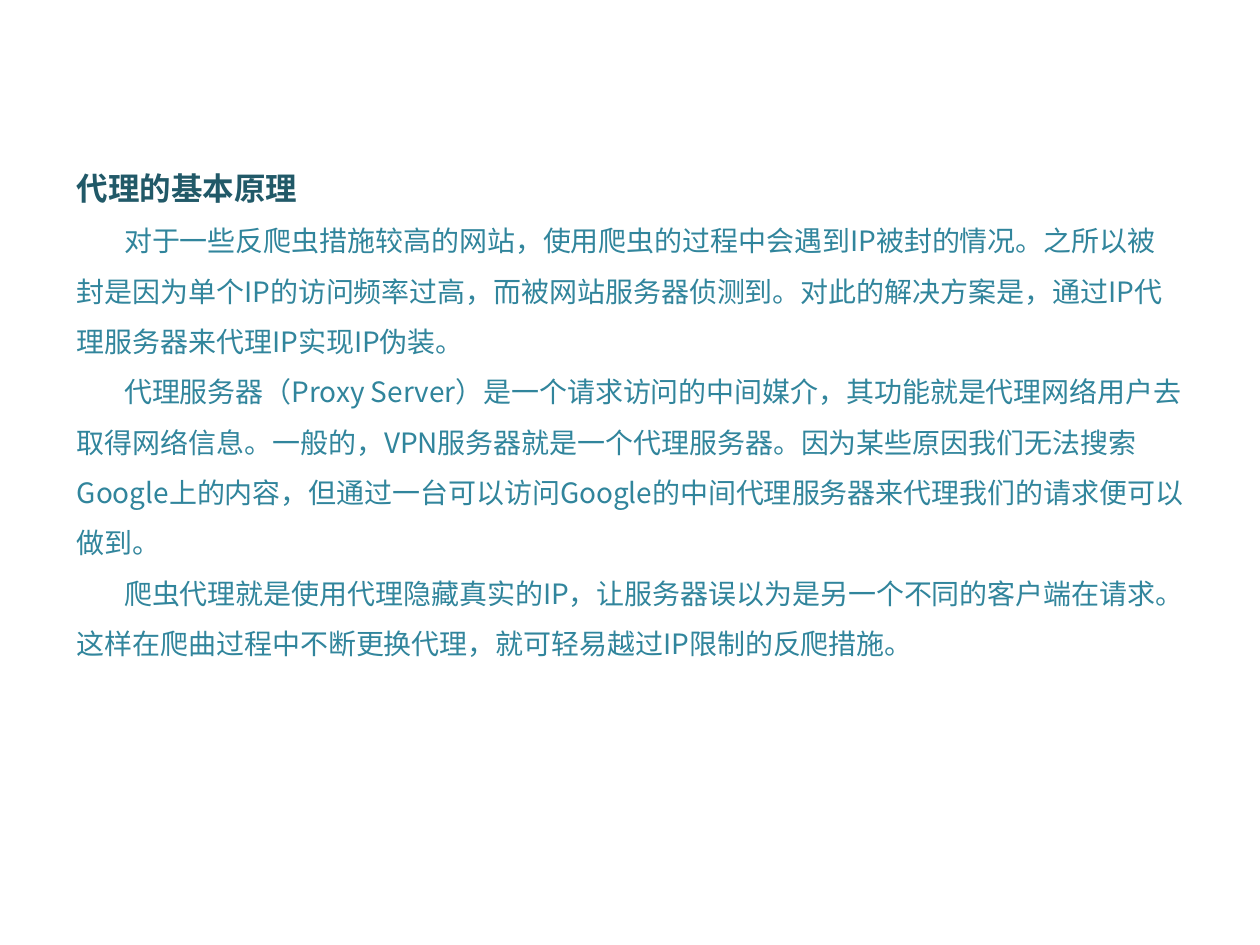
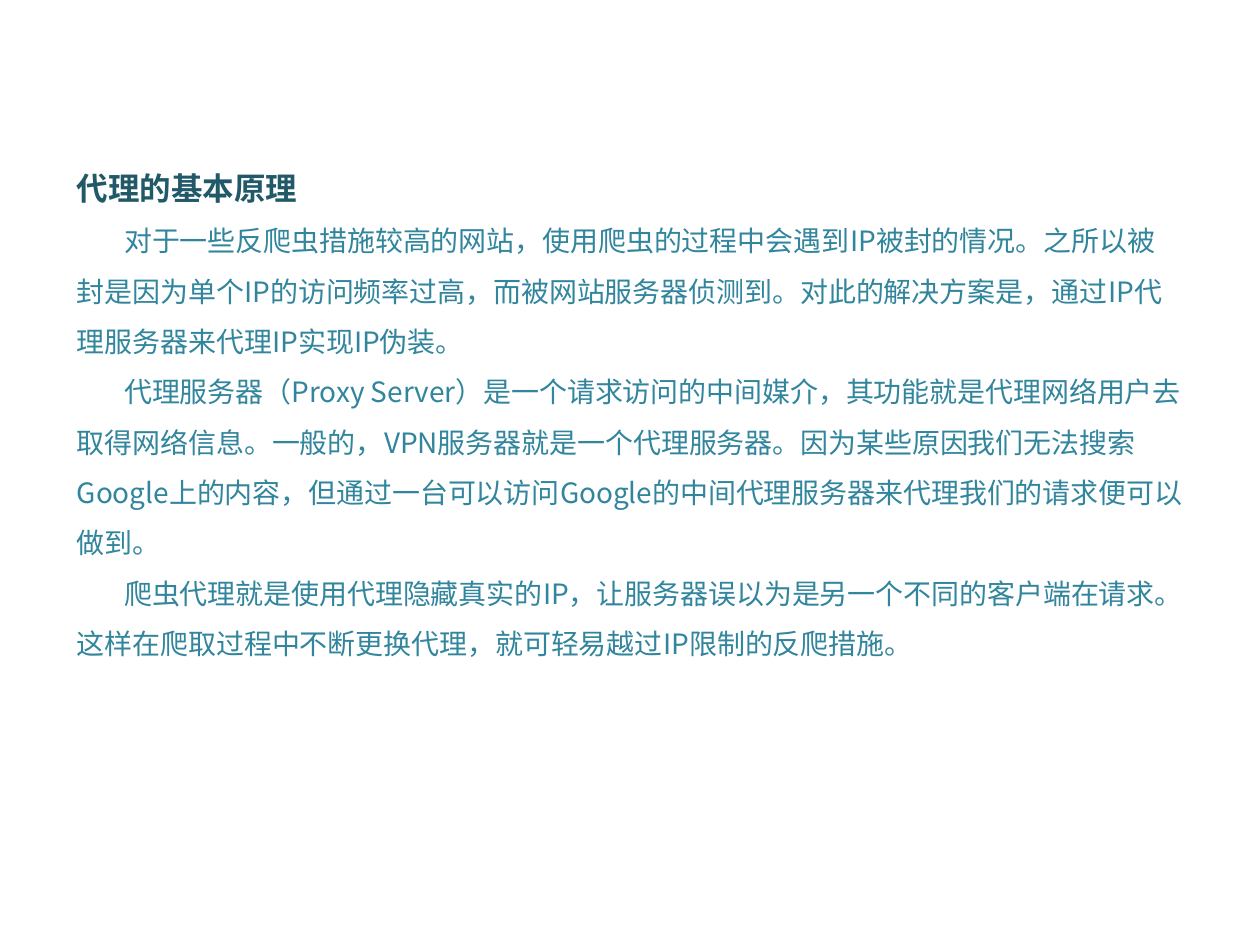
Before and after one commit to DataScienceCoding/Python-Web-Crawler, a slide deck: slide 35 of Python-Web-Crawler.pptx. Drawn at 1260x945 pixels with LibreOffice and Linux fonts; fonts in the diff are those of the drawing; background and template pictures are left out. Boxes give left, top, right and bottom in pixels: in the first picture for what was removed or moved away, otherwise in the second. Text is boxed around its words. In the diff, an @@ line names an element or a change of style, - is before the commit and + after.

Commit message:
10/01/202

```diff
--- a/Python-Web-Crawler.pptx
+++ b/Python-Web-Crawler.pptx
@@ text at box(77, 580, 1183, 657): text changed @@
-爬虫代理就是使用代理隐藏真实的IP，让服务器误以为是另一个不同的客户端在请求。这样在爬曲过程中不断更换代理，就可轻易越过IP限制的反爬措施。
+爬虫代理就是使用代理隐藏真实的IP，让服务器误以为是另一个不同的客户端在请求。这样在爬取过程中不断更换代理，就可轻易越过IP限制的反爬措施。
```
Also in this commit, not shown: 1 other slide changed.
